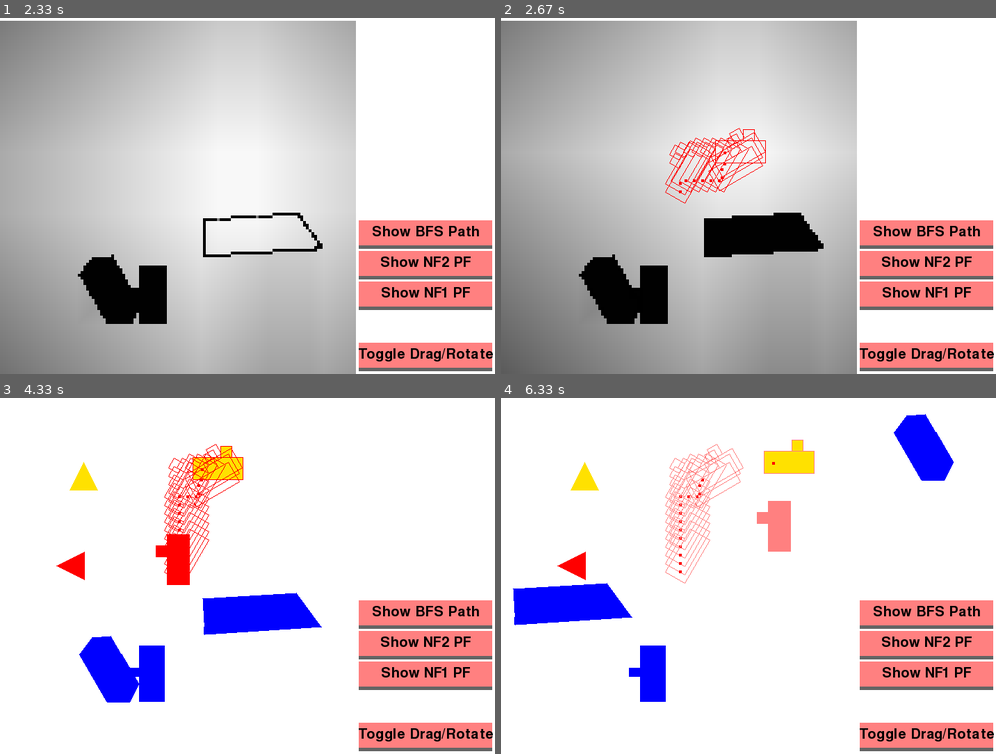
Above: before the commit, frames 1-4 (two rows, left to right).
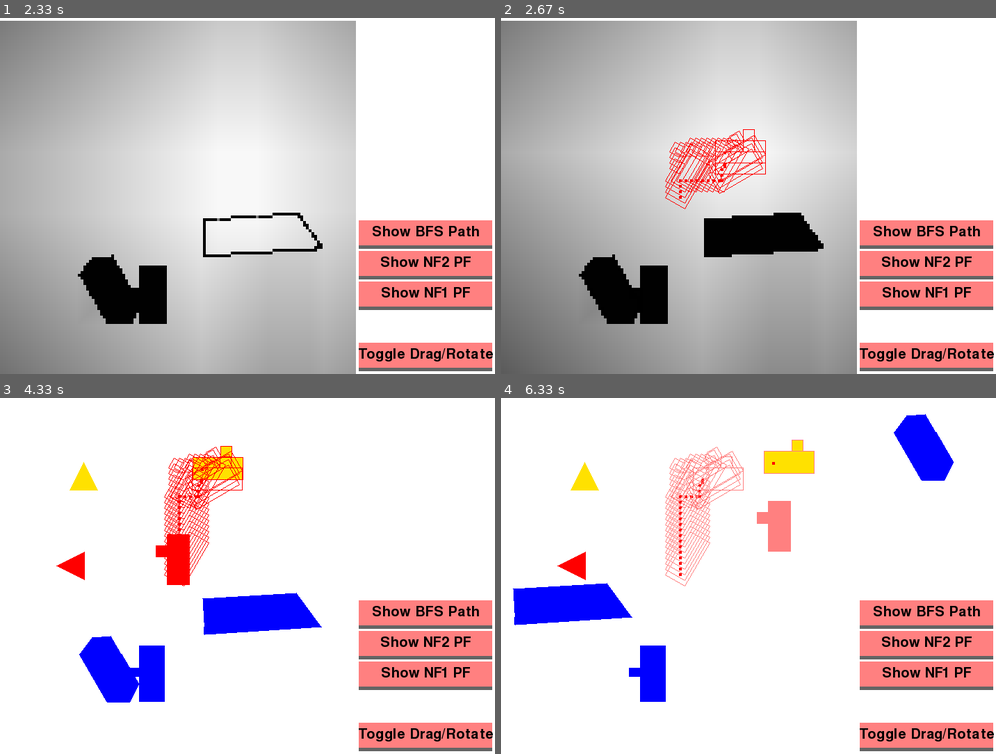
Above: after the commit, the same moments.

Repository: yuanhenglee/Motion-Planning-with-Pygame
Game: pygame game, started from BFPGame/run.py
Two runs of this game, one before a commit and one after it. Both use one fixed random seed, a clock stepped at 60 frames per second and the inputs below.
Inputs (mouse positions are in pixels of both pictures, inside the frame that each line leads up to):
- Up to frame 1 (2.33 s): click "Show NF1 PF" at 0.38 s; press the mouse at (54, 317) at 0.7 s; move the mouse to (64, 252) at 0.8 s; release the mouse at (69, 185) at 0.93 s; click "Show NF2 PF" at 1.15 s; click "Show NF2 PF" at 1.55 s; press the mouse at (425, 231) at 1.87 s; move the mouse to (262, 153) at 1.97 s; release the mouse at (99, 74) at 2.1 s
- Up to frame 2 (2.67 s): press the mouse at (926, 231) at 2.37 s; move the mouse to (793, 277) at 2.47 s; release the mouse at (659, 324) at 2.6 s
- Up to frame 3 (4.33 s): press the mouse at (425, 611) at 2.73 s; move the mouse to (430, 554) at 2.83 s; release the mouse at (430, 497) at 2.97 s; press the mouse at (237, 533) at 3.1 s; move the mouse to (311, 511) at 3.2 s; move the mouse to (386, 490) at 3.3 s; release the mouse at (386, 490) at 3.33 s; press the mouse at (386, 490) at 3.43 s; move the mouse to (301, 479) at 3.53 s; move the mouse to (217, 469) at 3.63 s; release the mouse at (217, 469) at 3.67 s; press the mouse at (425, 675) at 3.77 s; move the mouse to (400, 640) at 3.87 s; move the mouse to (381, 608) at 3.97 s; release the mouse at (381, 608) at 4 s; press the mouse at (425, 675) at 4.1 s; move the mouse to (252, 579) at 4.2 s; move the mouse to (84, 487) at 4.3 s
- Up to frame 4 (6.33 s): release the mouse at (585, 487) at 4.33 s; press the mouse at (609, 668) at 4.43 s; move the mouse to (763, 558) at 4.53 s; move the mouse to (921, 444) at 4.63 s; release the mouse at (921, 444) at 4.67 s; press the mouse at (609, 668) at 4.77 s; move the mouse to (733, 679) at 4.87 s; move the mouse to (857, 686) at 4.97 s; release the mouse at (857, 686) at 5 s; press the mouse at (718, 469) at 5.1 s; move the mouse to (753, 465) at 5.2 s; move the mouse to (788, 462) at 5.3 s; release the mouse at (788, 462) at 5.33 s; press the mouse at (763, 611) at 5.43 s; move the mouse to (664, 608) at 5.53 s; move the mouse to (570, 604) at 5.63 s; release the mouse at (570, 604) at 5.67 s; press the mouse at (926, 611) at 5.77 s; move the mouse to (773, 650) at 5.87 s; move the mouse to (624, 686) at 5.97 s; release the mouse at (624, 686) at 6 s; press the mouse at (679, 558) at 6.1 s; move the mouse to (728, 543) at 6.2 s; move the mouse to (778, 526) at 6.3 s

Frame 1 is identical in both runs. In frame 2, 0.8% of the frame differs, in the area x 33-54%, y 30-54%; in frame 3, 0.9%; in frame 4, 1.1%, in the area x 33-50%, y 12-53%.

Commit message:
style: comment testing text

Diff:
--- a/BFPGame/globals.py
+++ b/BFPGame/globals.py
@@ -5,7 +5,7 @@
 show_bitmap = False
 pf = None
 
-path_showing_step = 3
+path_showing_step = 2
 show_path = False
 path = None
 
--- a/BFPGame/utils.py
+++ b/BFPGame/utils.py
@@ -135,7 +135,7 @@
     theta = math.atan2(vector2[1], vector2[0]) - \
         math.atan2(vector1[1], vector1[0])
     rotation =  math.degrees(theta)
-    print( f"{v1=} {v2=} {center=} {rotation=}")
+    # print( f"{v1=} {v2=} {center=} {rotation=}")
     return rotation
 
 
